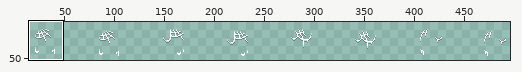
Sprite sheet, stored at resources/gfx/characters/costumes/soulbond.png. Above, an overview of the earlier version with the close-up marked.
Close-up. The starting point:
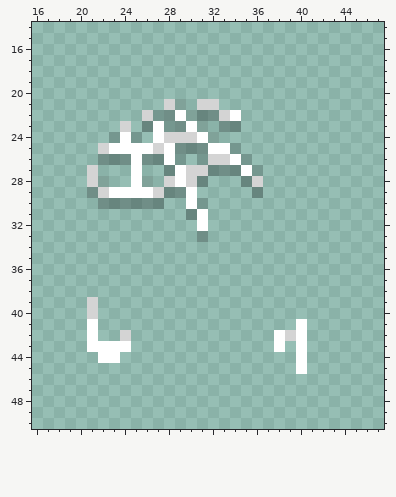
The file is 512x64 pixels. Shown: x 16..47, y 14..50. The old version is drawn lined up with the new one. The wide view leaves out empty margins.
And afterwards:
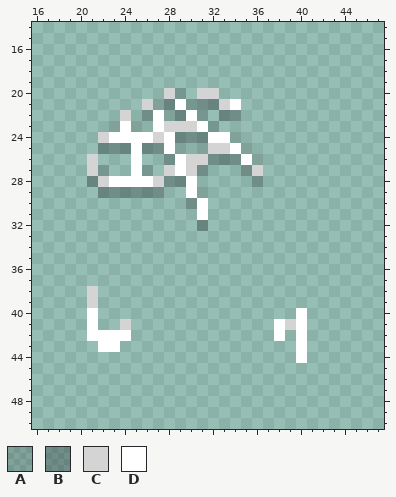
Palette (. is transparent): A #00000026  B #00000040  C #d4d4d4  D #ffffff
Changes in this commit:
whole drawing moved by +0,+1 (the old picture is shown already moved)
y 20: x 28..29 .. -> CA; x 31..32 .. -> CC
y 21: x 26..34 ..CA.CC.. -> CABDABBCD
y 22: x 24 . -> C; x 26..34 CABDABBCD -> BDABDA.BB
y 23: x 23..26 .C.B -> ADA.; x 28..34 ABDA.BB -> CCCDA..
y 24: x 22..23 .A -> CD; x 25..34 A.DCCCDA.. -> DDCDBBBDDA
y 25: x 22..24 CDD -> BBB; x 26..27 DC -> BB; x 29..35 BBBDDA. -> A.ACCDA
y 26: x 21..24 .BBB -> C...; x 26..36 BBDA.ACCDA. -> ..BDCCBBBDA
y 27: x 22 . -> A; x 26 . -> A; x 28 B -> C; x 31..36 CBBBDA -> B...BC
y 28: x 21..24 CA.. -> BCDD; x 26..31 A.CDCB -> DCBBD.; x 35..36 BC -> .B
y 29: x 21..29 BCDDDDCBB -> .BBBBBB..; x 31 . -> A; x 36 B -> .
y 30: x 22..27 BBBBBB -> ......; x 30..31 DA -> BD
y 31: x 30 B -> .
y 32: x 31 D -> B
y 33: x 31 B -> .
y 38: x 21 . -> C
y 40: x 21 C -> D; x 40 . -> D
y 41: x 24 . -> C; x 38..39 .. -> DC
y 42: x 22..24 ..C -> DDD; x 39 C -> .
y 43: x 21 D -> .; x 24 D -> .; x 38 D -> .
y 44: x 22..23 DD -> ..
y 45: x 40 D -> .
Boxes around the changes in both close-ups, in picture pixels (x1, y1, x2, y2):
changed: (87, 88, 263, 242)
changed: (87, 286, 131, 363)
changed: (274, 308, 307, 374)
